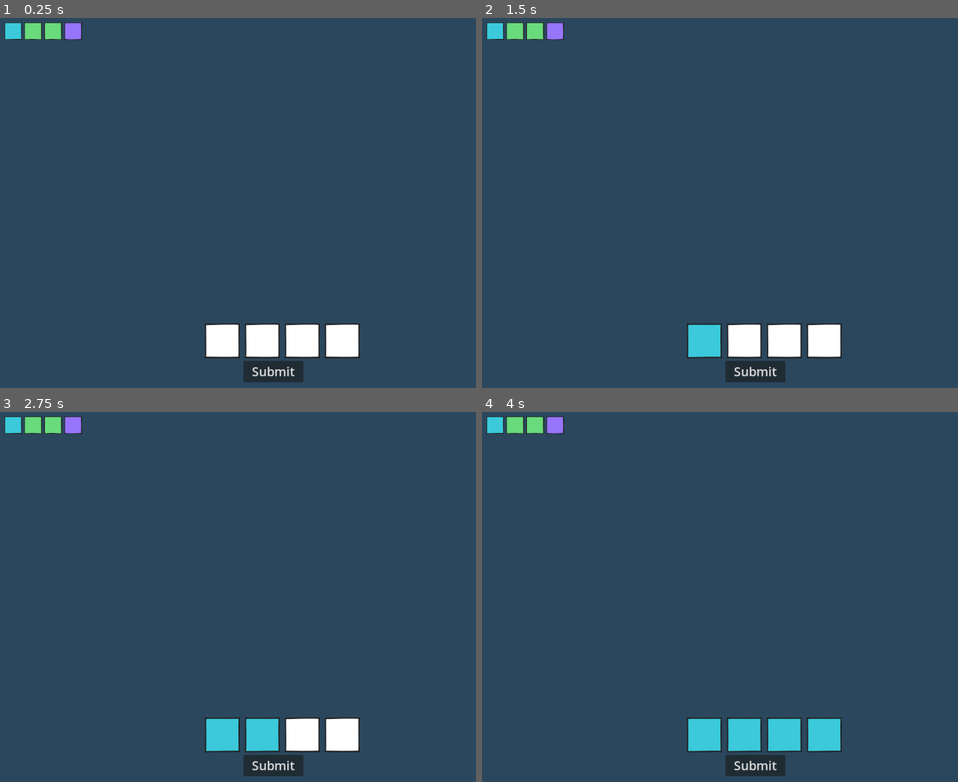
Above: before the commit, frames 1-4 (two rows, left to right).
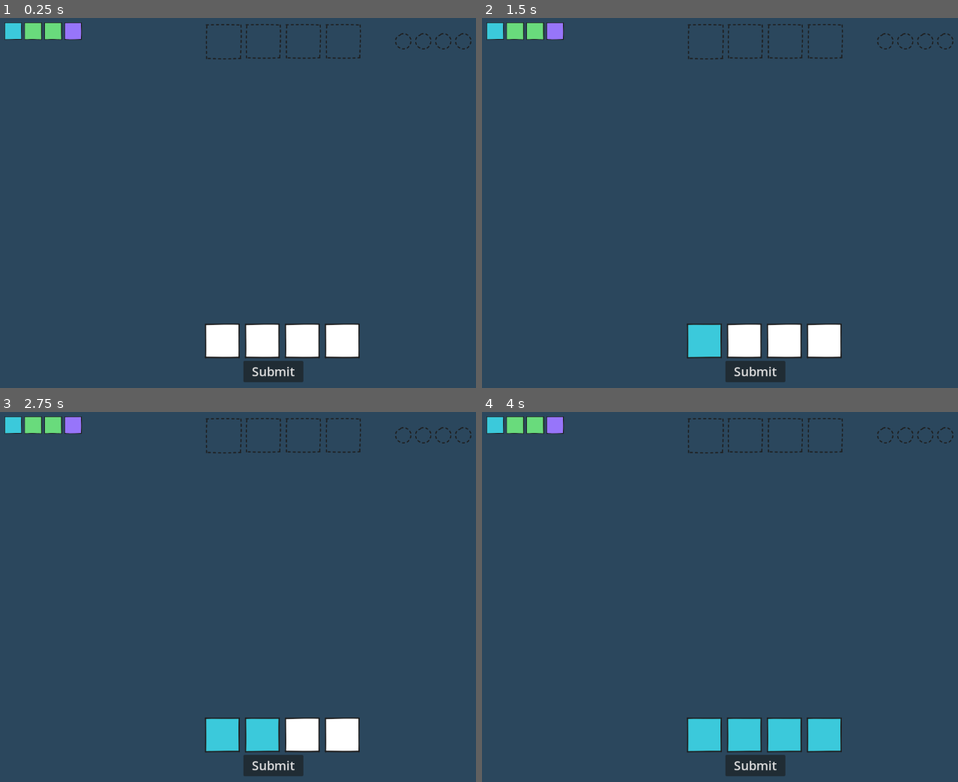
Above: after the commit, the same moments.

Repository: mromphf/mastermind
Game: Godot game, scene res://root.tscn
Two runs of this game, one before a commit and one after it. Both use one fixed random seed, a clock stepped at 60 frames per second and the inputs below.
Inputs (mouse positions are in pixels of both pictures, inside the frame that each line leads up to):
- Up to frame 1 (0.25 s): no input
- Up to frame 2 (1.5 s): click "Submit" at 0.5 s; click (705, 339) at 1.25 s
- Up to frame 3 (2.75 s): click (261, 733) at 2 s
- Up to frame 4 (4 s): click (786, 733) at 2.75 s; click (824, 733) at 3.5 s

The runs differ from the first frame. In frame 1, 0.3% of the frame differs, in the area x 43-100%, y 1-12%; in frame 2, 0.3%; in frame 3, 0.3%; in frame 4, 0.3%.

Commit message:
Output scene.

Diff:
--- a/Board.tscn
+++ b/Board.tscn
@@ -1,4 +1,6 @@
-[gd_scene load_steps=2 format=3 uid="uid://j5a1mjrxu15r"]
+[gd_scene load_steps=3 format=3 uid="uid://j5a1mjrxu15r"]
+
+[ext_resource type="PackedScene" uid="uid://d0216y6og1y2l" path="res://output.tscn" id="1_2df6f"]
 
 [sub_resource type="CanvasTexture" id="CanvasTexture_rbagi"]
 
@@ -11,3 +13,12 @@
 offset_right = 1280.0
 offset_bottom = 880.0
 texture = SubResource("CanvasTexture_rbagi")
+
+[node name="Output" type="Control" parent="."]
+layout_mode = 3
+anchors_preset = 0
+offset_left = 400.0
+offset_right = 800.0
+offset_bottom = 800.0
+
+[node name="output" parent="Output" instance=ExtResource("1_2df6f")]
--- /dev/null
+++ b/output.tscn
@@ -0,0 +1,60 @@
+[gd_scene load_steps=3 format=3 uid="uid://d0216y6og1y2l"]
+
+[ext_resource type="Texture2D" uid="uid://cpvu1rsfkjm85" path="res://img/blc_empty.svg" id="1_u66y8"]
+[ext_resource type="Texture2D" uid="uid://gsjg81gaoqby" path="res://img/crc_empty.svg" id="2_ij8el"]
+
+[node name="output" type="Node2D"]
+
+[node name="Input" type="Control" parent="."]
+layout_mode = 3
+anchors_preset = 0
+offset_right = 400.0
+offset_bottom = 160.0
+
+[node name="Box1" type="Sprite2D" parent="Input"]
+position = Vector2(80.75, 80.75)
+scale = Vector2(0.50974, 0.50974)
+texture = ExtResource("1_u66y8")
+
+[node name="Box2" type="Sprite2D" parent="Input"]
+position = Vector2(160, 80)
+scale = Vector2(0.5, 0.5)
+texture = ExtResource("1_u66y8")
+
+[node name="Box3" type="Sprite2D" parent="Input"]
+position = Vector2(240, 80)
+scale = Vector2(0.5, 0.5)
+texture = ExtResource("1_u66y8")
+
+[node name="Box4" type="Sprite2D" parent="Input"]
+position = Vector2(320, 80)
+scale = Vector2(0.5, 0.5)
+texture = ExtResource("1_u66y8")
+
+[node name="Hints" type="Control" parent="."]
+layout_mode = 3
+anchors_preset = 0
+offset_left = 400.0
+offset_top = 42.0
+offset_right = 600.0
+offset_bottom = 120.0
+
+[node name="Hint1" type="Sprite2D" parent="Hints"]
+position = Vector2(40, 38)
+scale = Vector2(0.5, 0.5)
+texture = ExtResource("2_ij8el")
+
+[node name="Hint2" type="Sprite2D" parent="Hints"]
+position = Vector2(80, 38)
+scale = Vector2(0.5, 0.5)
+texture = ExtResource("2_ij8el")
+
+[node name="Hint3" type="Sprite2D" parent="Hints"]
+position = Vector2(120, 38)
+scale = Vector2(0.5, 0.5)
+texture = ExtResource("2_ij8el")
+
+[node name="Hint4" type="Sprite2D" parent="Hints"]
+position = Vector2(160, 38)
+scale = Vector2(0.5, 0.5)
+texture = ExtResource("2_ij8el")
